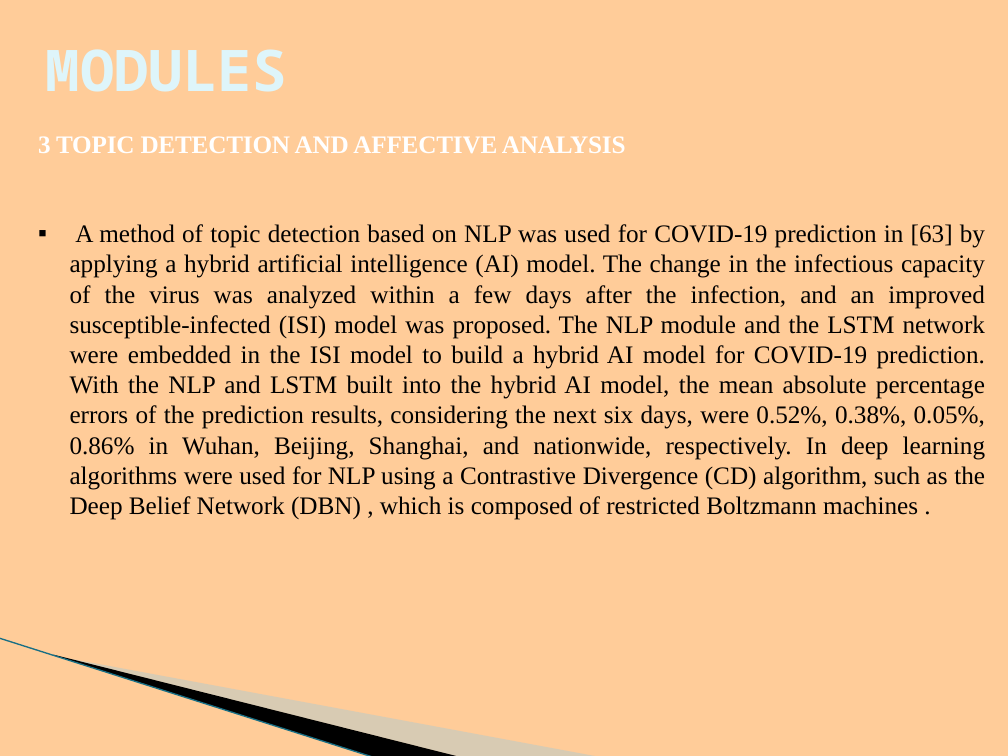
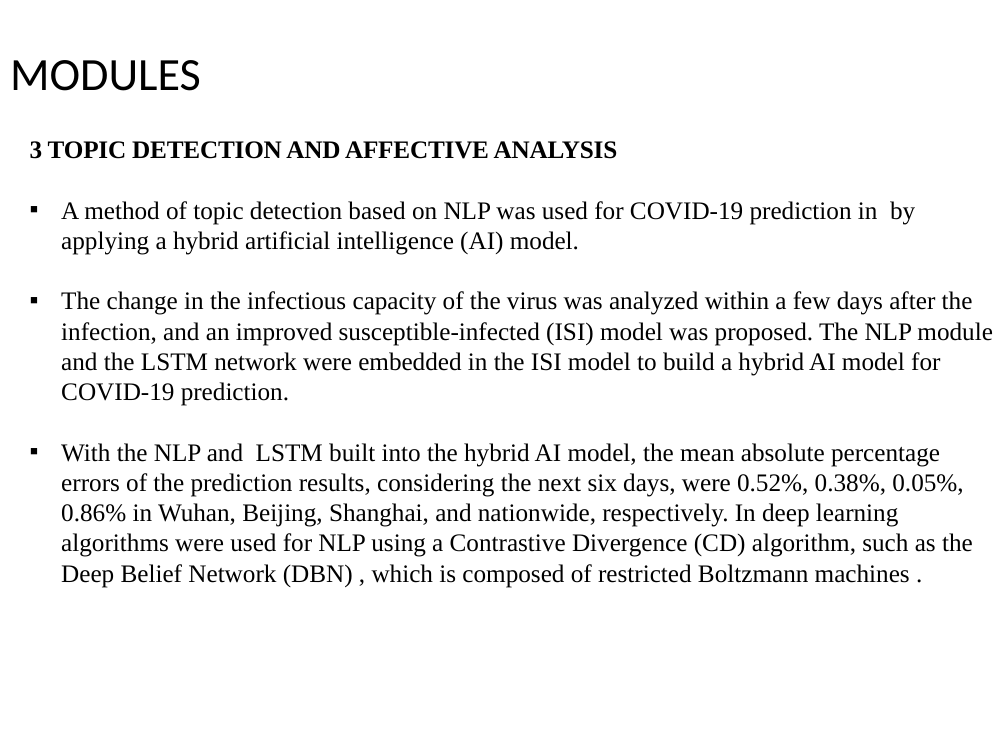
Before and after one commit to BHARGAVKR2000/Event-Detetion-System, a slide deck: slide 16 of project-E10.pptx (slide 18 before the commit). Drawn at 1008x756 pixels with LibreOffice and Linux fonts; fonts in the diff are those of the drawing; background and template pictures are left out. Boxes give left, top, right and bottom in pixels: in the first picture for what was removed or moved away, otherwise in the second. Text is boxed around its words. In the diff, an @@ line names an element or a change of style, - is before the commit and + after.

Commit message:
event detection system

```diff
--- a/project-E10.pptx
+++ b/project-E10.pptx
@@ background #FFCC99 to #FFFFFF @@
@@ title "MODULES": place and size @@
-title "MODULES" at <box>35,19,942,119</box>
+title "MODULES" at <box>10,60,201,91</box>
@@ title "MODULES" at <box>10,60,201,91</box>: size 41 to 33 pt, font Noto Sans Mono to Calibri, text colour #DEF5FA to #000000, bold off; line spacing 1 to 0.9 @@
@@ text "3 TOPIC DETECTION AND AFFECTIVE ...": place and size @@
-text "3 TOPIC DETECTION AND AFFECTIVE ..." at <box>38,136,985,520</box>
+text "3 TOPIC DETECTION AND AFFECTIVE ..." at <box>30,141,992,588</box>
@@ text at <box>30,141,618,159</box>: text colour #FFFFFF to #000000 in "3 TOPIC DETECTION AND AFFECTIVE ANALYSIS"; alignment justified to left; list level 4 to 1 in "3 TOPIC DETECTION AND AFFECTIVE ..." @@
@@ text at <box>61,201,992,588</box>: text changed @@
-      ▪ A method of topic detection based on NLP was used for COVID-19 prediction in [63] by applying a hybrid artificial intelligence (AI) model. The change in the infectious capacity of the virus was analyzed within a few days after the infection, and an improved susceptible-infected (ISI) model was proposed. The NLP module and the LSTM network were embedded in the ISI model to build a hybrid AI model for COVID-19 prediction. With the NLP and LSTM built into the hybrid AI model, the mean absolute percentage errors of the prediction results, considering the next six days, were 0.52%, 0.38%, 0.05%, 0.86% in Wuhan, Beijing, Shanghai, and nationwide, respectively. In deep learning algorithms were used for NLP using a Contrastive Divergence (CD) algorithm, such as the Deep Belief Network (DBN) , which is composed of restricted Boltzmann machines .
+▪ A method of topic detection based on NLP was used for COVID-19 prediction in by applying a hybrid artificial intelligence (AI) model.
+▪ The change in the infectious capacity of the virus was analyzed within a few days after the infection, and an improved susceptible-infected (ISI) model was proposed. The NLP module and the LSTM network were embedded in the ISI model to build a hybrid AI model for COVID-19 prediction.
+▪ With the NLP and LSTM built into the hybrid AI model, the mean absolute percentage errors of the prediction results, considering the next six days, were 0.52%, 0.38%, 0.05%, 0.86% in Wuhan, Beijing, Shanghai, and nationwide, respectively. In deep learning algorithms were used for NLP using a Contrastive Divergence (CD) algorithm, such as the Deep Belief Network (DBN) , which is composed of restricted Boltzmann machines .
@@ freeform shape removed at <box>79,551,498,711</box> @@
@@ freeform shape removed at <box>0,638,413,731</box> @@
@@ line removed from (0, 638) to (374, 756) @@
```
Also in this commit, not shown: 20 other slides changed, 4 slides added, 6 slides removed, 1 other file.
